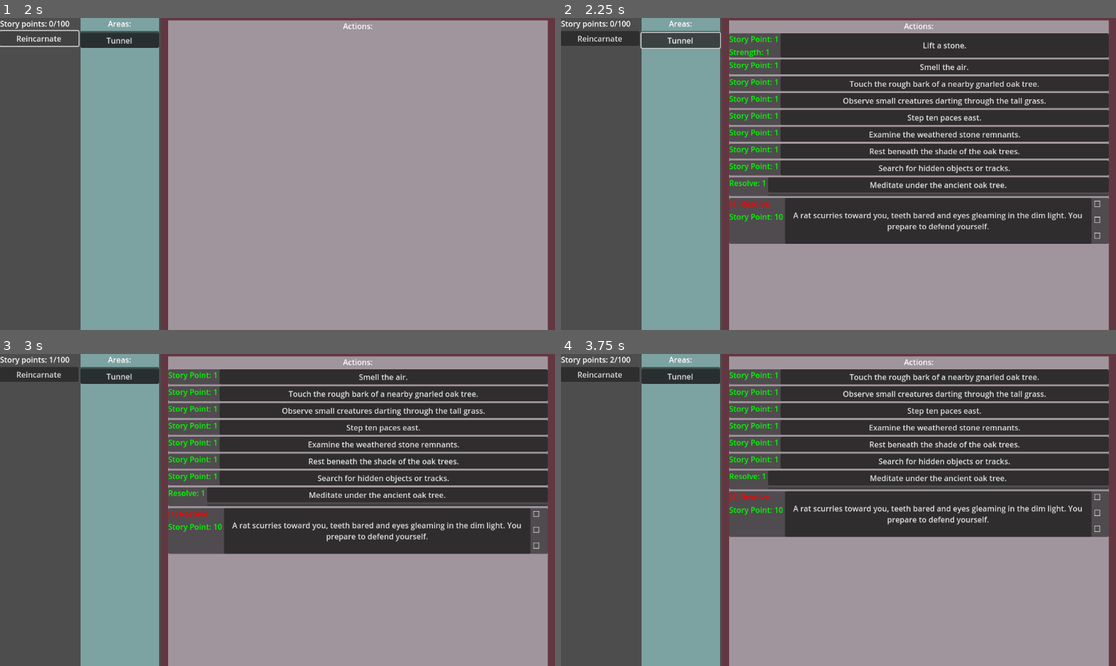
Above: before the commit, frames 1-4 (two rows, left to right).
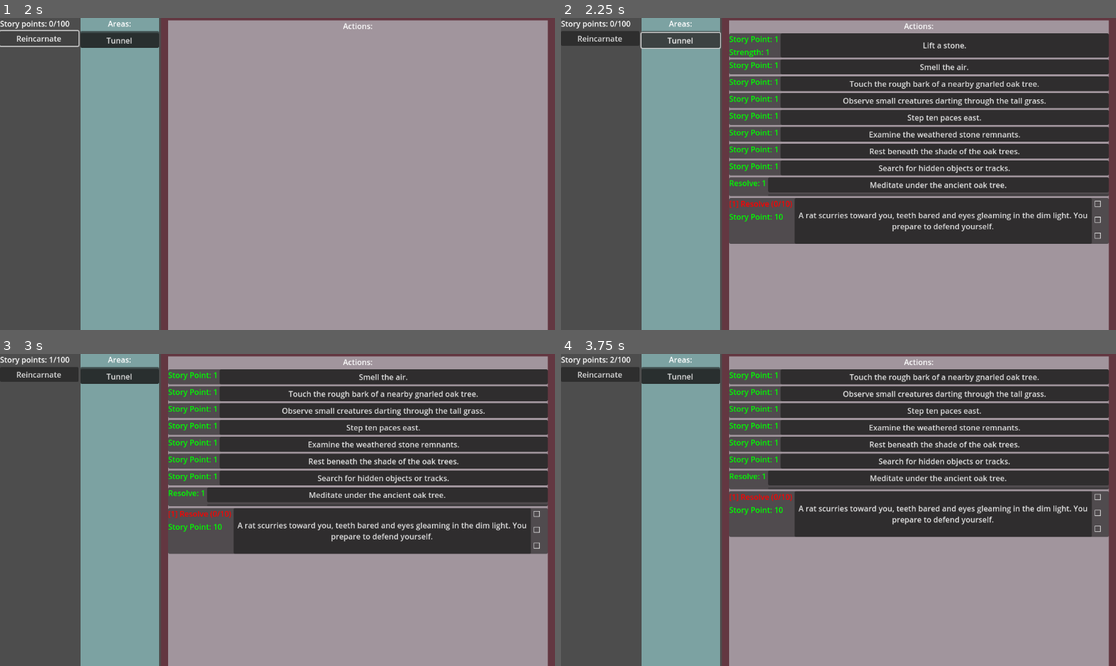
Above: after the commit, the same moments.

Repository: snipercup/Incremental-Chronicles
Game: Godot game, scene res://Scenes/main_menu.tscn
The game is run twice, just before and just after one commit, with the same random seed, the same clock (stepped at 60 frames per second) and the same inputs.
Inputs:
- Up to frame 1 (2 s): click "Start Game" at 0.5 s; click "Reincarnate" at 1.25 s
- Up to frame 2 (2.25 s): click "Tunnel" at 2 s
- Up to frame 3 (3 s): click "Lift a stone." at 2.75 s
- Up to frame 4 (3.75 s): click "Smell the air." at 3.5 s

Frame 1 is identical in both runs. In frame 2, 1.0% of the frame differs, in the area x 37-98%, y 57-73%; in frame 3, 1.1%, in the area x 37-98%, y 49-64%; in frame 4, 1.1%.

Commit message:
Connect to resources singal

Diff:
--- a/Scripts/resource_manager.gd
+++ b/Scripts/resource_manager.gd
@@ -59,7 +59,7 @@
 
 # Update resource values and emit signal
 func _update_resources() -> void:
-	SignalBroker.resources_updated.emit(resources)
+	SignalBroker.resources_updated.emit(self)
 	var story_points = resources.get("Story Point", 0)
 	text = "Story points: %d/100" % story_points
 	_update_tooltip()
--- a/Scripts/rewards_requirements_list_ui.gd
+++ b/Scripts/rewards_requirements_list_ui.gd
@@ -26,6 +26,7 @@
 signal right_clicked
 
 func _ready():
+	SignalBroker.resources_updated.connect(_on_resources_updated)
 	if story_action:
 		_update_rewards_and_requirements()
 
@@ -53,7 +54,7 @@
 			var resource_manager: Node = get_resource_manager()
 			if resource_manager:
 				var current = resource_manager.get_resource(key)
-				var max_value = resource_manager.get_resource("Max %s" % key)
+				var max_value = resource_manager.get_resource_max(key)
 
 				if max_value != 0:
 					# Include max value only if it’s greater than 0
@@ -101,3 +102,6 @@
 # The resource manager will handle rewards
 func get_resource_manager() -> Node:
 	return get_tree().get_first_node_in_group("helper").resource_manager
+
+func _on_resources_updated(_resource_manager: Label) -> void:
+	_update_rewards_and_requirements()
--- a/Scripts/signal_broker.gd
+++ b/Scripts/signal_broker.gd
@@ -25,4 +25,4 @@
 signal hidden_resources_updated(resource_manager: Label)
 # Signal to emit when resources are updated
 @warning_ignore("unused_signal")
-signal resources_updated(new_resources: Dictionary)
+signal resources_updated(resource_manager: Label)
--- a/Scripts/storyarea/story_area.gd
+++ b/Scripts/storyarea/story_area.gd
@@ -31,6 +31,7 @@
 var name: String = "" : set = set_name, get = get_name
 var description: String = "" : set = set_description, get = get_description
 # Signal to emit when a new action is added
+@warning_ignore("unused_signal")
 signal action_added(myarea: StoryArea)
 signal unlocked(myarea: StoryArea)
 
